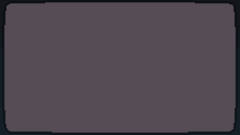
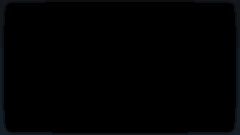
Layer changes from the first (240, 135) image to the second:
painted on "Background" over [4, 2, 236, 133]
